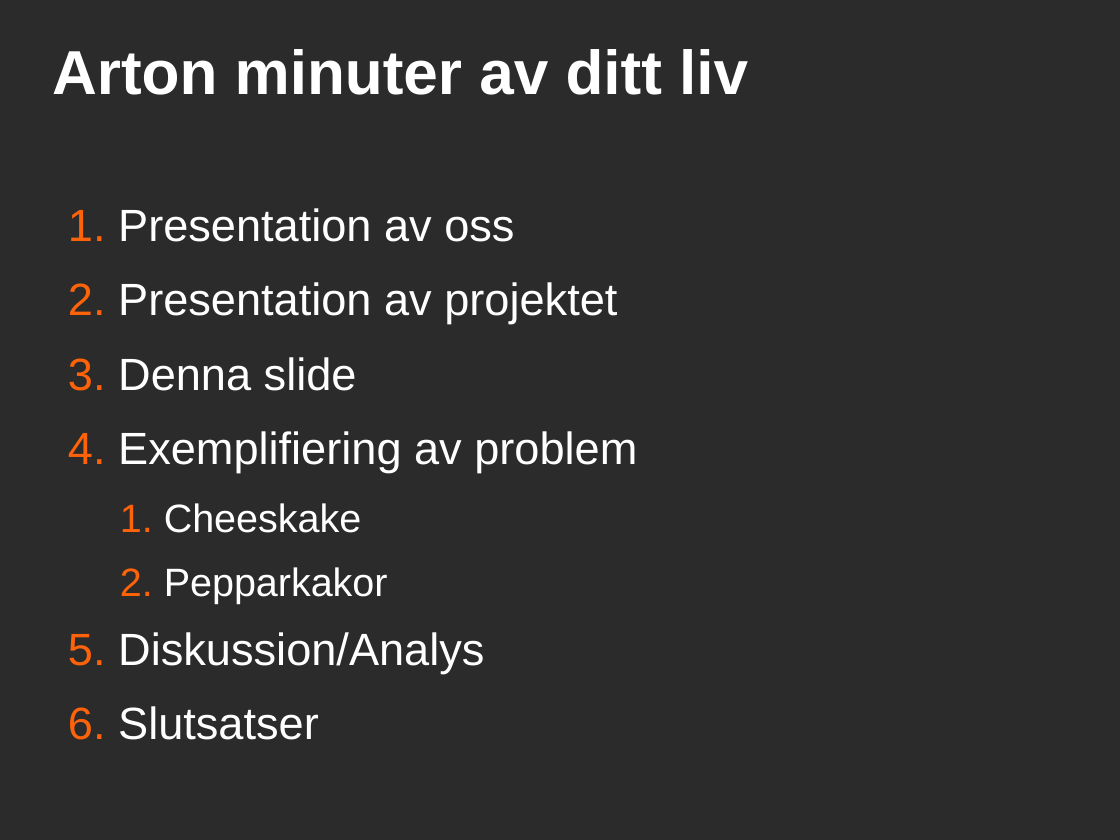
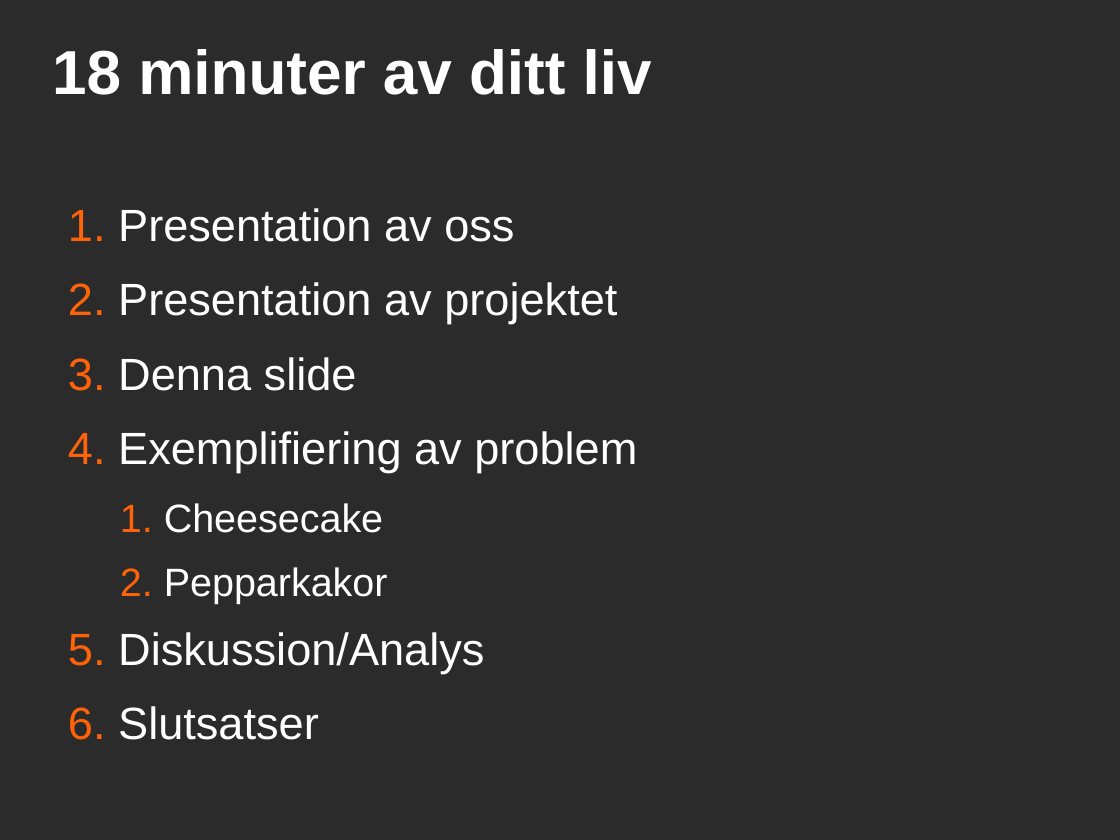
Before and after one commit to saifthe1/openfoam-openmp, a slide deck: slide 3 of presentation/pres.odp. Drawn at 1120x840 pixels with LibreOffice and Linux fonts; fonts in the diff are those of the drawing; background and template pictures are left out; a plain dark background stands for a picture behind light text. Boxes give left, top, right and bottom in pixels: in the first picture for what was removed or moved away, otherwise in the second. Text is boxed around its words. In the diff, an @@ line names an element or a change of style, - is before the commit and + after.

```diff
--- a/presentation/pres.odp
+++ b/presentation/pres.odp
@@ title at [52,49,652,95]: text changed @@
-Arton minuter av ditt liv
+18 minuter av ditt liv
@@ text at [164,503,383,533]: text changed @@
-  1. Cheeskake
+  1. Cheesecake
```
Also in this commit, not shown: 1 other slide changed.
